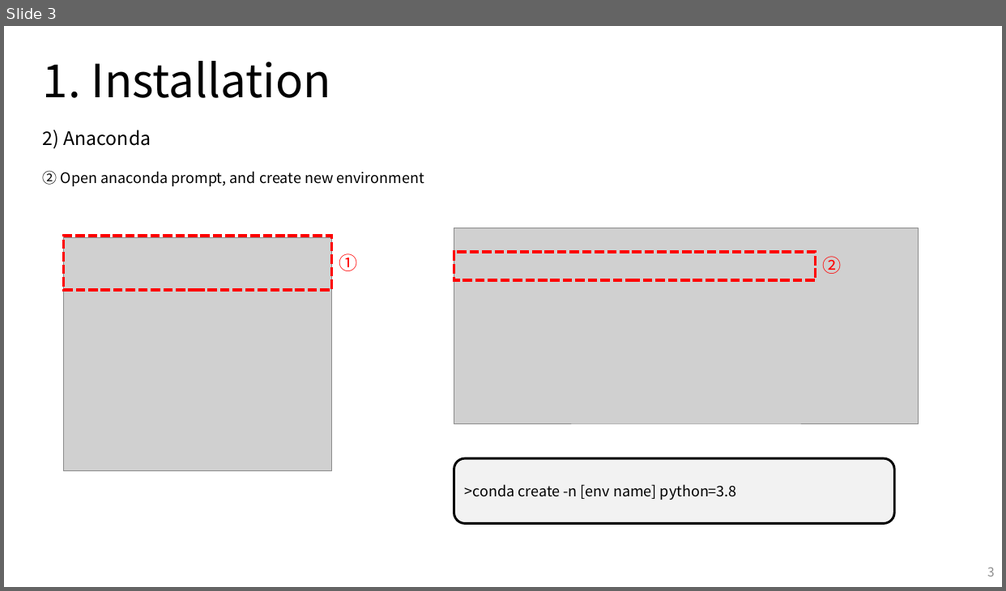
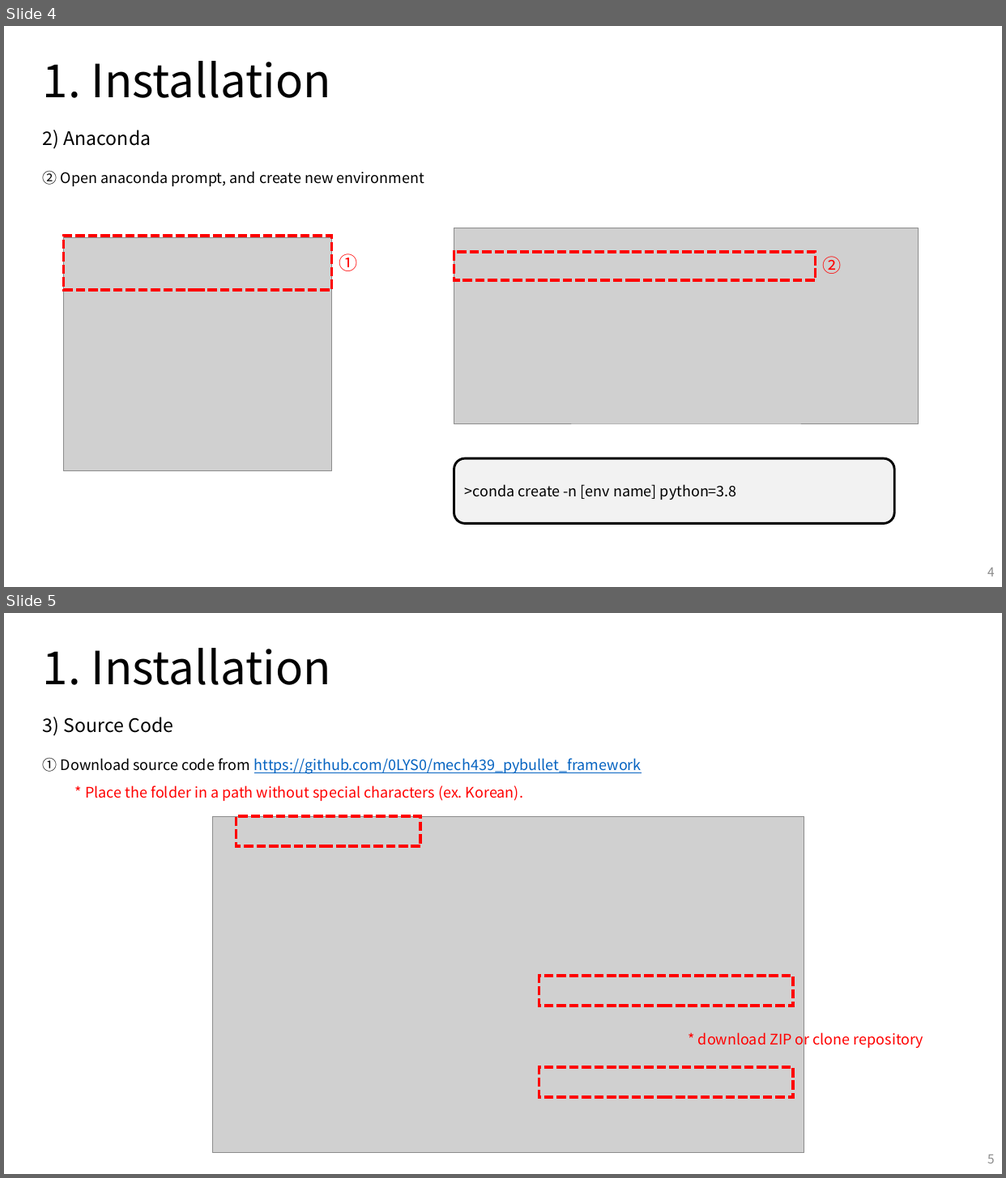
Before and after one commit to 0LYS0/mech439_pybullet, a slide deck: NRMK_Indy7/NRMK_Indy7 manual.pptx. Shown one above the other, each under a label of ours: slide 3 before the commit, slides 4 and 5 after it. The pictures are 1006x591 and 1006x1178 pixels, drawn with LibreOffice and Linux fonts; fonts in the diff are those of the drawing; grey boxes stand for pictures; background and template pictures are left out. Boxes give left, top, right and bottom in pixels: in the first picture for what was removed or moved away, otherwise in the second. Text is boxed around its words. In the diff, an @@ line names an element or a change of style, - is before the commit and + after.

```diff
--- a/NRMK_Indy7/NRMK_Indy7 manual.pptx
+++ b/NRMK_Indy7/NRMK_Indy7 manual.pptx
@@ slide 5 added at (4,613,1002,1174), background #FFFFFF @@
@@ text added at (43,648,331,685), 44 pt, text #000000 @@
+1. Installation
@@ text added at (43,717,173,736), 18 pt, text #000000 @@
+3) Source Code
@@ text added at (43,758,641,774), 14 pt, text #0563C1, underline @@
+① Download source code from https://github.com/0LYS0/mech439_pybullet_framework
@@ text added at (85,786,523,801), 14 pt, text #FF0000 @@
+* Place the folder in a path without special characters (ex. Korean).
@@ picture added at (213,816,804,1152) @@
@@ rectangle added at (236,816,421,846), outline #FF0000 3 pt dashed @@
@@ rectangle added at (539,976,793,1006), outline #FF0000 3 pt dashed @@
@@ text added at (698,1029,923,1049), 14 pt, text #FF0000 @@
+* download ZIP or clone repository
@@ rectangle added at (539,1067,793,1097), outline #FF0000 3 pt dashed @@
@@ page number added at (987,1155,995,1164), 12 pt, text #8C8C8C @@
+5
@@ what was slide 3 is now slide 4 @@
@@ page number at (987,568,995,577): text changed @@
-3
+4
```
Also in this commit, not shown: 3 slides changed, 1 other slide added, 4 slides removed.
